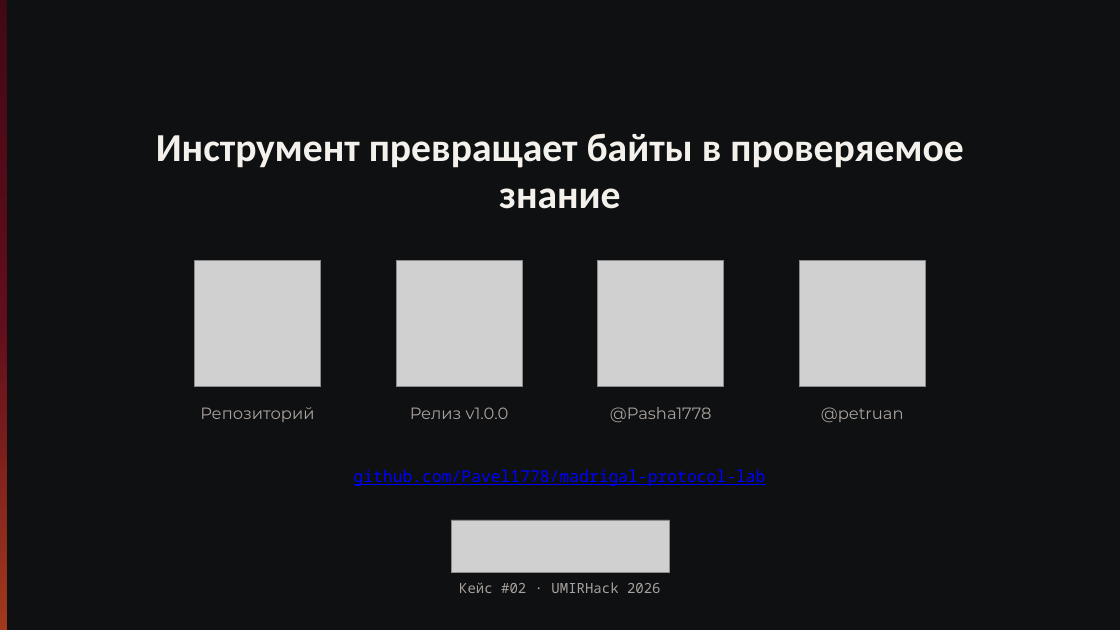
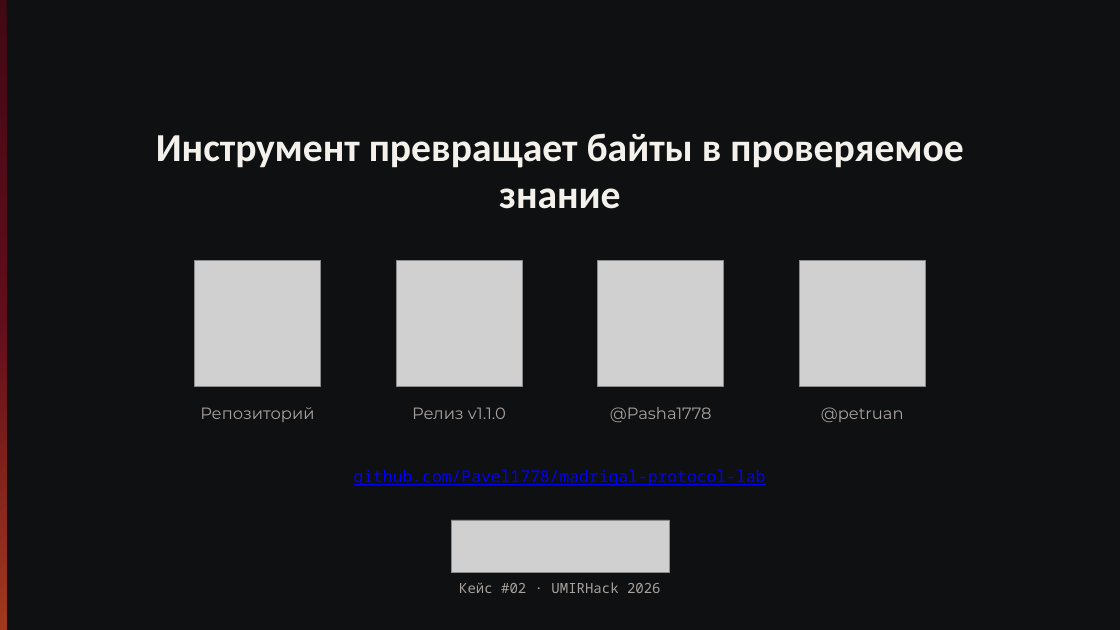
Before and after one commit to Pavel1778/madrigal-protocol-lab, a slide deck: slide 14 of presentation/slides.pptx. Drawn at 1120x630 pixels with LibreOffice and Linux fonts; fonts in the diff are those of the drawing; grey boxes stand for pictures. Boxes give left, top, right and bottom in pixels: in the first picture for what was removed or moved away, otherwise in the second. Text is boxed around its words. In the diff, an @@ line names an element or a change of style, - is before the commit and + after.

```diff
--- a/presentation/slides.pptx
+++ b/presentation/slides.pptx
@@ text at (412, 407, 506, 419): text changed @@
-Релиз v1.0.0
+Релиз v1.1.0
```
Also in this commit, not shown: 2 other slides changed, 9 other files.
